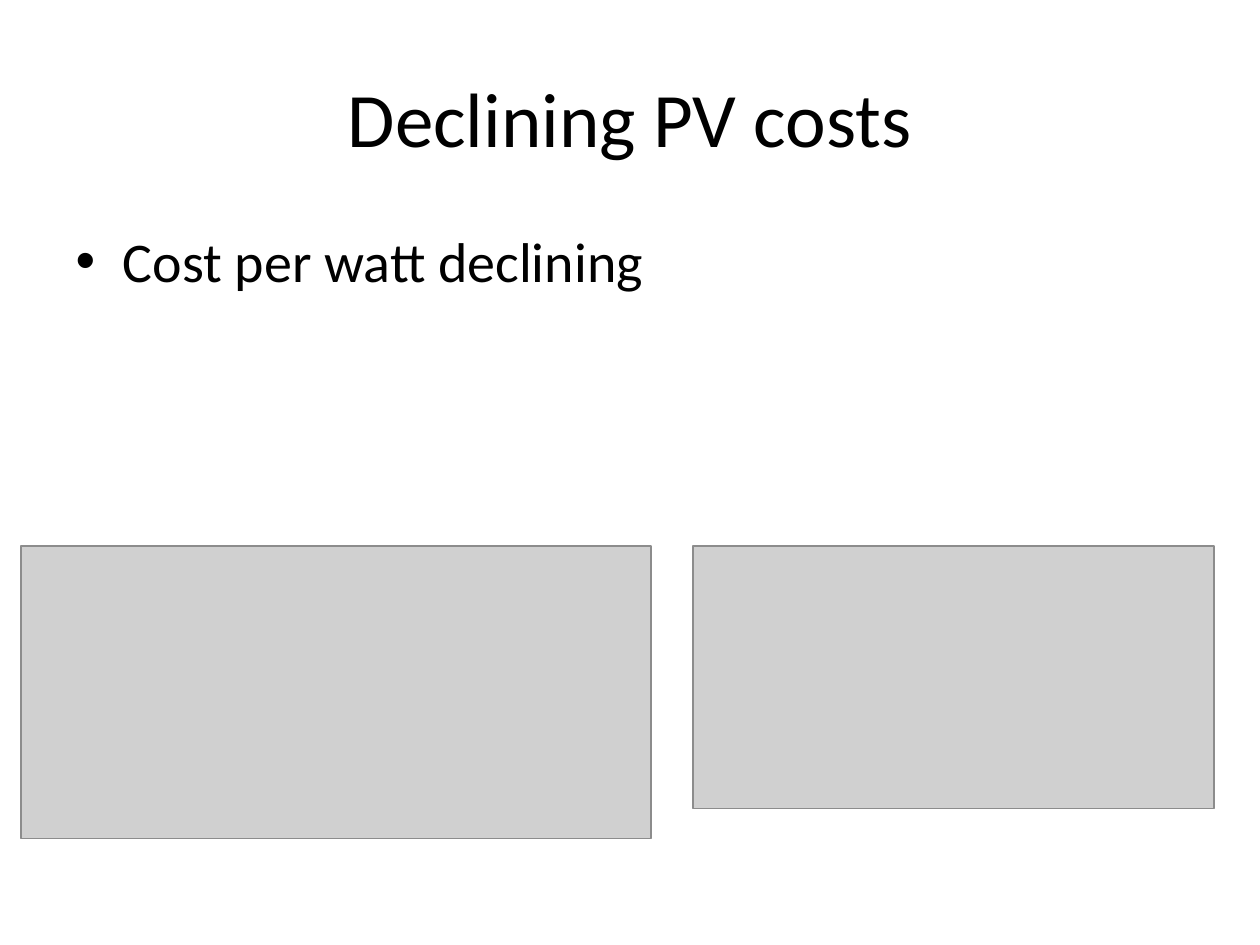
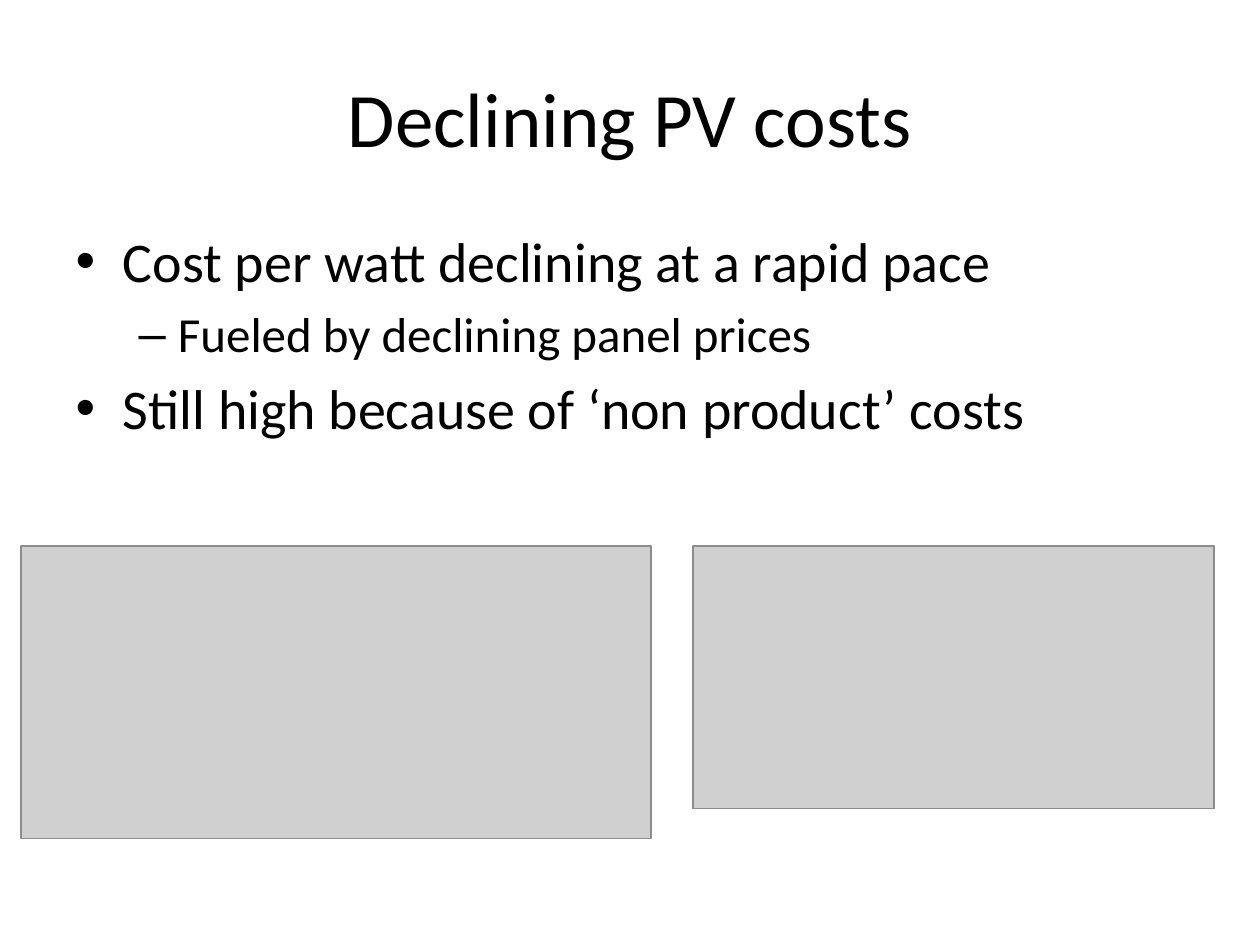
Before and after one commit to Nguyver/DATA621, a slide deck: slide 5 of DATA604_Final/DATA604_Final_Presentation.pptx. Drawn at 1260x945 pixels with LibreOffice and Linux fonts; fonts in the diff are those of the drawing; grey boxes stand for pictures; background and template pictures are left out. Boxes give left, top, right and bottom in pixels: in the first picture for what was removed or moved away, otherwise in the second. Text is boxed around its words. In the diff, an @@ line names an element or a change of style, - is before the commit and + after.

Commit message:
presentation updates

```diff
--- a/DATA604_Final/DATA604_Final_Presentation.pptx
+++ b/DATA604_Final/DATA604_Final_Presentation.pptx
@@ text at bbox=[123, 243, 1024, 439]: text changed @@
-• Cost per watt declining
+• Cost per watt declining at a rapid pace
+  – Fueled by declining panel prices
+• Still high because of ‘non product’ costs
```
Also in this commit, not shown: 2 other slides changed, 2 slides added, 1 slide removed.
